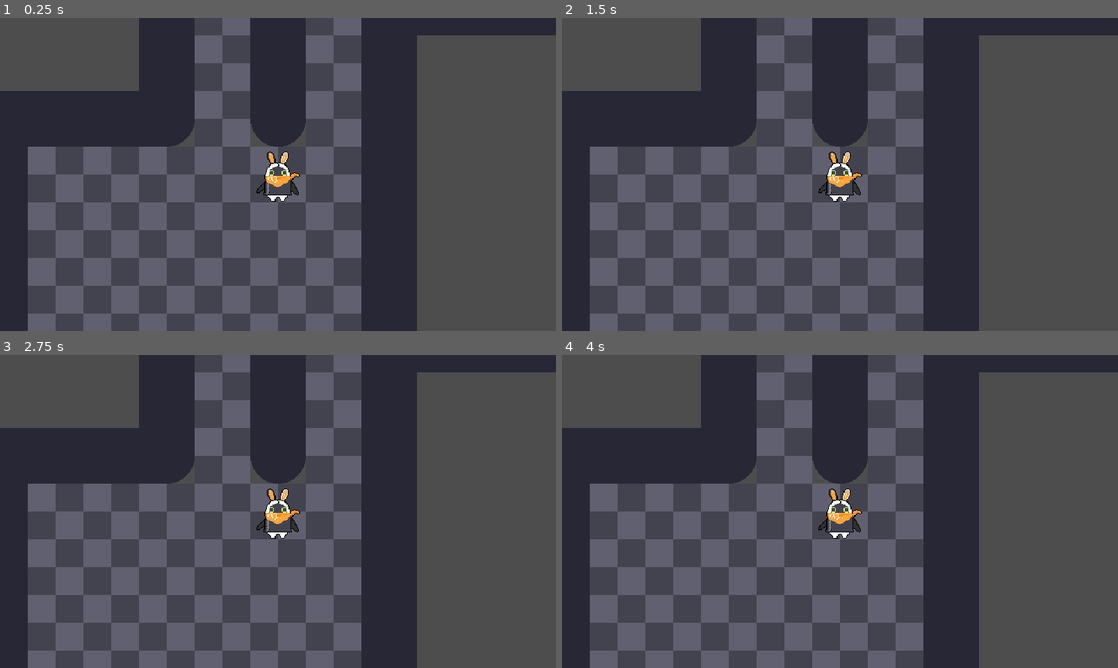
Above: before the commit, frames 1-4 (two rows, left to right).
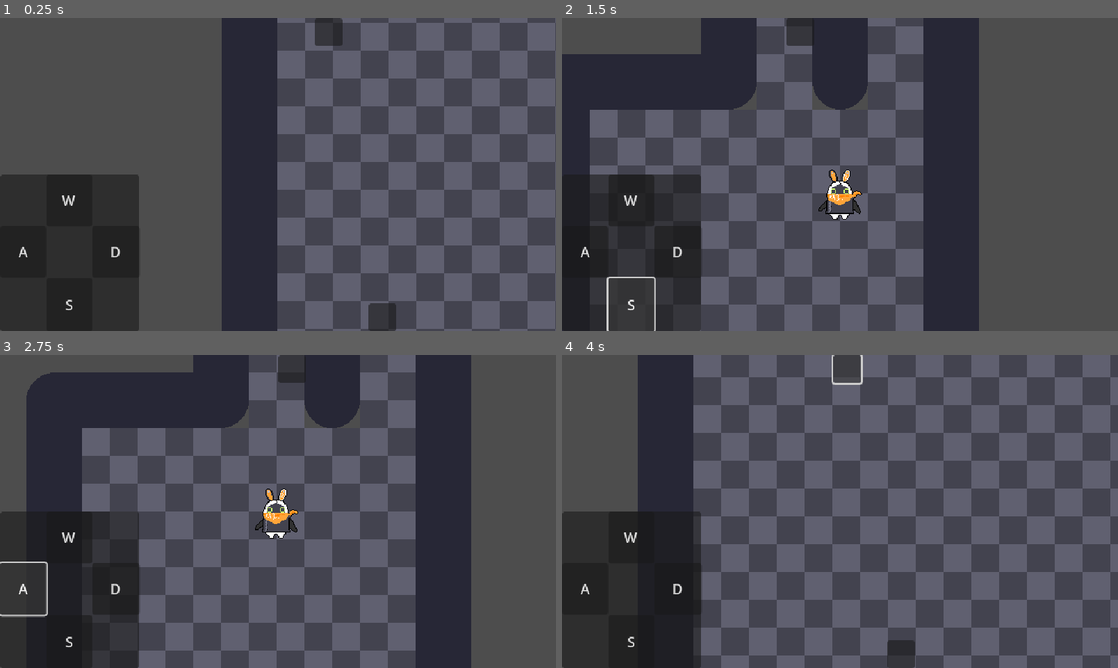
Above: after the commit, the same moments.

Repository: tp6m4t/zzz-godot-fangame
Game: Godot game, scene res://scenes/adventurous/rogue_adventurous.tscn
Two runs of this game, one before a commit and one after it. Both use one fixed random seed, a clock stepped at 60 frames per second and the inputs below.
Inputs (mouse positions are in pixels of both pictures, inside the frame that each line leads up to):
- Up to frame 1 (0.25 s): no input
- Up to frame 2 (1.5 s): click (628, 199) at 0.5 s, where only the run after the commit has a clickable "W"; click (628, 302) at 1.25 s, where only the run after the commit has a clickable "S"
- Up to frame 3 (2.75 s): click (22, 589) at 2 s, where only the run after the commit has a clickable "A"
- Up to frame 4 (4 s): click (678, 589) at 2.75 s, where only the run after the commit has a clickable "D"; click (801, 367) at 3.52 s

The runs differ from the first frame. In frame 1, 64% of the frame differs, in the area x 0-100%, y 0-100%; in frame 2, 40%; in frame 3, 49%; in frame 4, 69%.

Commit message:
feat:相機跟隨/指定跟隨目標

Diff:
--- a/scenes/adventurous/camera_2d.gd
+++ b/scenes/adventurous/camera_2d.gd
@@ -1,56 +1,108 @@
+class_name FocusCamera2D
 extends Camera2D
 
 @export var zoom_step := 0.12
 @export var min_zoom := 0.025
 @export var max_zoom := 1
-@export var smooth_speed := 10.0 # 越大越快
+@export var smooth_speed := 10.0
+@export var follow_speed := 5.0
 
-var is_dragging: bool = false # 是否正在拖曳
-var last_mouse_pos: Vector2 # 上一次滑鼠座標
+var focus_node: Node2D = null
+var is_focused: bool = false
 
+var is_dragging: bool = false
+var last_mouse_pos: Vector2
+
+# 觸控相關變數
+var touch_positions := {} # Dictionary: touch_index -> Vector2
+var last_touch_distance: float = 0.0
 
 var target_zoom := 1.0
+var target_position: Vector2
 
 func _ready():
 	target_zoom = zoom.x
+	target_position = global_position
+
+	# 啟用多點觸控
+	Input.set_use_accumulated_input(false)
+
+func _focus(node: Node2D):
+	focus_node = node
+	is_focused = true
+	target_position = node.get_global_position()
+	target_zoom = 1.0
 
 func _unhandled_input(event):
-	if event is InputEventMouseButton and event.pressed:
+	# --- 滑鼠事件 ---
+	if event is InputEventMouseButton:
 		if event.button_index == MouseButton.MOUSE_BUTTON_WHEEL_UP:
-			set_target_zoom(1.0 - zoom_step)
+			set_target_zoom(1.0 - zoom_step, event.position)
 		elif event.button_index == MouseButton.MOUSE_BUTTON_WHEEL_DOWN:
-			set_target_zoom(1.0 + zoom_step)
-		elif event.button_index == MouseButton.MOUSE_BUTTON_MIDDLE: # 按下滾輪開始拖動
-			is_dragging = true
+			set_target_zoom(1.0 + zoom_step, event.position)
+		elif event.button_index == MouseButton.MOUSE_BUTTON_LEFT:
+			is_dragging = event.pressed
+			if is_dragging:
+				print('is_dragging_MOUSE_BUTTON_LEFT')
+				last_mouse_pos = event.position
+				is_focused = false
+
+	# --- 觸控事件 ---
+	elif event is InputEventScreenTouch:
+		# 儲存每個觸控點的位置
+		if event.is_pressed():
+			touch_positions[event.index] = event.position
+		else:
+			touch_positions.erase(event.index)
+
+		# 處理雙指縮放
+		if touch_positions.size() == 2:
+			var touch1_pos = touch_positions.values()[0]
+			var touch2_pos = touch_positions.values()[1]
+			var current_distance = touch1_pos.distance_to(touch2_pos)
+
+			if last_touch_distance > 0:
+				var pinch_factor = current_distance / last_touch_distance
+				set_target_zoom(1.0 / pinch_factor, (touch1_pos + touch2_pos) / 2.0)
+
+			last_touch_distance = current_distance
+			is_focused = false
+		else:
+			last_touch_distance = 0
+			# 處理單指拖曳
+			if touch_positions.size() == 1:
+				is_dragging = true
+				last_mouse_pos = event.position
+				is_focused = false
+			else:
+				is_dragging = false
+
+	# 拖曳過程
+	elif is_dragging:
+		is_focused = false
+		if event is InputEventScreenDrag or event is InputEventMouseMotion:
+			var delta: Vector2 = event.position - last_mouse_pos
+			global_position -= delta / zoom # 考慮縮放倍率，移動相機
 			last_mouse_pos = event.position
 
-	# 放開滾輪 → 停止拖曳
-	elif event is InputEventMouseButton and not event.pressed:
-		if event.button_index == MouseButton.MOUSE_BUTTON_MIDDLE:
-			is_dragging = false
+func set_target_zoom(factor: float, mouse_screen_pos: Vector2) -> void:
+	is_focused = false
 
-	# 拖曳過程
-	elif event is InputEventMouseMotion and is_dragging:
-		var delta: Vector2 = event.position - last_mouse_pos
-		global_position -= delta / zoom # 考慮縮放倍率，移動相機
-		last_mouse_pos = event.position
+	var world_pos_before_zoom = get_viewport().get_canvas_transform().affine_inverse() * mouse_screen_pos
 
-func set_target_zoom(factor: float) -> void:
-	var new_target: float = clamp(target_zoom * factor, min_zoom, max_zoom)
-	# 為了在平滑過程中也能以游標為焦點，我們立即計算位置偏移（模擬瞬間新縮放的世界座標）
-	var world_before := get_global_mouse_position()
-	# 暫時直接把 zoom 設為 new_target 用來計算 world_after（但稍後會平滑回 target_zoom）
-	zoom = Vector2(new_target, new_target)
-	var world_after := get_global_mouse_position()
-	global_position += world_before - world_after
-	# 設定目標縮放（讓 _process 漸進）
-	target_zoom = new_target
+	var new_target_zoom = clamp(target_zoom * factor, min_zoom, max_zoom)
+	target_zoom = new_target_zoom
+
+	var world_pos_after_zoom = get_viewport().get_canvas_transform().affine_inverse() * mouse_screen_pos
+
+	target_position += world_pos_before_zoom - world_pos_after_zoom
 
 func _process(delta):
+	if is_focused and focus_node:
+		target_position = focus_node.get_global_position()
+		global_position = global_position.lerp(target_position, clamp(follow_speed * delta, 0, 1))
+
+
 	if abs(zoom.x - target_zoom) > 0.0001:
-		var z: float = lerp(zoom.x, target_zoom, clamp(smooth_speed * delta, 0, 1))
+		var z = lerp(zoom.x, target_zoom, clamp(smooth_speed * delta, 0, 1))
 		zoom = Vector2(z, z)
-
-func _set_zoom(factor: float) -> void:
-	var z: float = clamp(zoom.x * factor, min_zoom, max_zoom)
-	zoom = Vector2(z, z)
--- /dev/null
+++ b/scenes/adventurous/interactive_ui.gd
@@ -0,0 +1,74 @@
+extends Panel
+
+@export var camera: FocusCamera2D
+@export var button_scene: PackedScene # 預製的圓形 Button
+
+var tracked_buttons := {} # Dictionary: unit -> button
+@export var focus_nodes: Array[Node2D]
+
+func _ready() -> void:
+	# 確保 Panel 填滿整個 Viewport，以便按鈕能正確顯示在邊緣
+	set_anchors_and_offsets_preset(Control.PRESET_FULL_RECT)
+
+func _process(_delta: float) -> void:
+	if camera:
+		for node in focus_nodes:
+			_update_unit_button(node)
+
+func _update_unit_button(unit: Node2D) -> void:
+	# 獲取相機在世界座標中的可見矩形
+	var camera_rect: Rect2 = camera.get_viewport_rect()
+	# 將其轉換到相機的本地座標系
+	var camera_local_rect = camera.get_canvas_transform().affine_inverse() * camera_rect
+
+	# 檢查單位是否在相機視野內 (使用世界座標)
+	if camera_local_rect.has_point(unit.global_position):
+		# 單位在螢幕內 → 移除按鈕
+		if tracked_buttons.has(unit):
+			tracked_buttons[unit].queue_free()
+			tracked_buttons.erase(unit)
+	else:
+		# 單位在螢幕外 → 顯示並更新按鈕位置
+		if not tracked_buttons.has(unit):
+			var btn: Button = button_scene.instantiate()
+			add_child(btn)
+			btn.pressed.connect(_on_unit_button_pressed.bind(unit))
+			tracked_buttons[unit] = btn
+			'''
+			if unit is Sprite2D:
+				btn.icon = unit.texture
+				if unit is Sprite2D:
+					if unit.hframes > 1 or unit.vframes > 1:
+						btn.icon_region_enabled = true
+						# 計算單一幀的大小
+						var frame_size = unit.texture.get_size() / Vector2(unit.hframes, unit.vframes)
+						# 根據當前幀數 (unit.frame) 計算其在精靈表中的位置
+						var frame_x = unit.frame % unit.hframes
+						var frame_y = unit.frame / unit.vframes
+						# 設定 icon_region 來顯示當前幀
+						btn.icon_region = Rect2(Vector2(frame_x, frame_y) * frame_size, frame_size)
+			'''
+
+		var btn: Button = tracked_buttons[unit]
+
+		# 獲取 Panel (螢幕) 的邊界
+		var screen_rect: Rect2 = get_rect()
+
+		# 獲取按鈕的大小
+		var button_size: Vector2 = btn.get_size()
+
+		# 將世界座標轉換為螢幕座標
+		var unit_screen_pos: Vector2 = camera.get_viewport().get_canvas_transform() * unit.global_position
+
+		# 調整 clamp 範圍，為按鈕留出空間
+		var clamp_min: Vector2 = screen_rect.position
+		var clamp_max: Vector2 = screen_rect.end - button_size
+
+		# 將螢幕座標限制在調整後的 Panel 邊界內
+		var clamped_pos: Vector2 = unit_screen_pos.clamp(clamp_min, clamp_max)
+
+		# 更新按鈕位置
+		btn.position = clamped_pos
+
+func _on_unit_button_pressed(unit: Node2D) -> void:
+	camera._focus(unit)
--- a/scenes/adventurous/rogue_adventurous.gd
+++ b/scenes/adventurous/rogue_adventurous.gd
@@ -2,7 +2,7 @@
 
 @export var tile: TileMapLayer
 var map: Dungeon
-
+var player: Node
 
 func _ready() -> void:
 	map = Dungeon.new()
@@ -22,11 +22,15 @@
 							set_terrain.append(np)
 	tile.set_cells_terrain_connect(set_terrain, 0, 0)
 	var starting_position := tile.map_to_local(map.start_cell)
-	$Node2D2/Sprite2D.global_position = starting_position
+	player = $characters/player
+	player.get_node('Sprite2D').global_position = starting_position
 	print(map.start_cell)
 	print(starting_position)
+	$Camera2D._focus(player.get_node('Sprite2D'))
 
 	tile.set_cell(tile.map_to_local(map.end_cell), 0, Vector2i(4, 0))
+
+	$CanvasLayer/InteractiveUI.camera = $Camera2D
 
 	"""
 	tile.set_cell(Vector2i(0, 0), 0, Vector2i(4, 0))
@@ -35,19 +39,19 @@
 	"""
 
 func _physics_process(delta: float) -> void:
-	var cell := tile.local_to_map($Node2D2/Sprite2D.position)
+	var cell := tile.local_to_map(player.get_node('Sprite2D').position)
 	if Input.is_action_just_pressed("walk_left"):
 		if map.map_strings[cell.y][cell.x - 1] == '.':
-			$Node2D2/Sprite2D.position += Vector2.LEFT * tile.tile_set.tile_size.x
+			player.get_node('Sprite2D').position += Vector2.LEFT * tile.tile_set.tile_size.x
 	elif Input.is_action_just_pressed("walk_right"):
 		if map.map_strings[cell.y][cell.x + 1] == '.':
-			$Node2D2/Sprite2D.position += Vector2.RIGHT * tile.tile_set.tile_size.x
+			player.get_node('Sprite2D').position += Vector2.RIGHT * tile.tile_set.tile_size.x
 	elif Input.is_action_just_pressed("walk_up"):
 		if map.map_strings[cell.y - 1][cell.x] == '.':
-			$Node2D2/Sprite2D.position += Vector2.UP * tile.tile_set.tile_size.y
+			player.get_node('Sprite2D').position += Vector2.UP * tile.tile_set.tile_size.y
 	elif Input.is_action_just_pressed("walk_down"):
 		if map.map_strings[cell.y + 1][cell.x] == '.':
-			$Node2D2/Sprite2D.position += Vector2.DOWN * tile.tile_set.tile_size.y
+			player.get_node('Sprite2D').position += Vector2.DOWN * tile.tile_set.tile_size.y
 
 
 #地圖生成類
--- a/scenes/adventurous/rogue_adventurous.tscn
+++ b/scenes/adventurous/rogue_adventurous.tscn
@@ -1,9 +1,12 @@
-[gd_scene load_steps=7 format=4 uid="uid://cn4j5r1uih1me"]
+[gd_scene load_steps=10 format=4 uid="uid://cn4j5r1uih1me"]
 
 [ext_resource type="Texture2D" uid="uid://davj1nf0b5d5p" path="res://assets/test_tile.png" id="1_175jm"]
 [ext_resource type="Script" uid="uid://bgdl36qdp3etl" path="res://scenes/adventurous/rogue_adventurous.gd" id="1_vvyqa"]
 [ext_resource type="Script" uid="uid://82crwqh2lsgx" path="res://scenes/adventurous/camera_2d.gd" id="3_1pior"]
 [ext_resource type="Texture2D" uid="uid://t6k40bmdq88i" path="res://assets/像素邦布.png" id="3_84xfk"]
+[ext_resource type="Script" uid="uid://dbe8wq11kbwv8" path="res://scenes/adventurous/interactive_ui.gd" id="4_2pqdx"]
+[ext_resource type="PackedScene" uid="uid://b6f8nd8ks6y2q" path="res://ui/foucs_player.tscn" id="5_mmkhh"]
+[ext_resource type="PackedScene" uid="uid://7bwoydt1yg2k" path="res://ui/input_ui.tscn" id="5_nl7ud"]
 
 [sub_resource type="TileSetAtlasSource" id="TileSetAtlasSource_vvyqa"]
 texture = ExtResource("1_175jm")
@@ -138,18 +141,46 @@
 
 [node name="Node2D2" type="Node2D" parent="."]
 
-[node name="Sprite2D" type="Sprite2D" parent="Node2D2"]
-position = Vector2(31, 32)
-texture = ExtResource("3_84xfk")
-hframes = 16
-vframes = 16
-
-[node name="Camera2D" type="Camera2D" parent="Node2D2/Sprite2D"]
-script = ExtResource("3_1pior")
-
 [node name="Sprite2D2" type="Sprite2D" parent="Node2D2"]
 position = Vector2(290, 97)
 texture = ExtResource("1_175jm")
 hframes = 16
 vframes = 16
 frame = 112
+
+[node name="characters" type="Node" parent="."]
+
+[node name="player" type="Node" parent="characters"]
+
+[node name="Sprite2D" type="Sprite2D" parent="characters/player"]
+position = Vector2(31, 32)
+texture = ExtResource("3_84xfk")
+hframes = 16
+vframes = 16
+
+[node name="enemies" type="Node" parent="characters"]
+
+[node name="npcs" type="Node" parent="characters"]
+
+[node name="Camera2D" type="Camera2D" parent="."]
+script = ExtResource("3_1pior")
+
+[node name="CanvasLayer" type="CanvasLayer" parent="."]
+
+[node name="InputUi" parent="CanvasLayer" instance=ExtResource("5_nl7ud")]
+anchors_preset = -1
+anchor_top = 0.5
+anchor_right = 0.25
+
+[node name="InteractiveUI" type="Panel" parent="CanvasLayer" node_paths=PackedStringArray("camera", "focus_nodes")]
+self_modulate = Color(1, 1, 1, 0)
+anchors_preset = 15
+anchor_right = 1.0
+anchor_bottom = 1.0
+grow_horizontal = 2
+grow_vertical = 2
+mouse_filter = 2
+script = ExtResource("4_2pqdx")
+camera = NodePath("../../Camera2D")
+button_scene = ExtResource("5_mmkhh")
+focus_nodes = [NodePath("../../characters/player/Sprite2D"), NodePath("../../Node2D2/Sprite2D2")]
--- /dev/null
+++ b/ui/foucs_player.tscn
@@ -0,0 +1,14 @@
+[gd_scene format=3 uid="uid://b6f8nd8ks6y2q"]
+
+[node name="FoucsPlayer" type="Button"]
+anchors_preset = 8
+anchor_left = 0.5
+anchor_top = 0.5
+anchor_right = 0.5
+anchor_bottom = 0.5
+offset_left = -16.0
+offset_top = -16.0
+offset_right = 16.0
+offset_bottom = 16.0
+grow_horizontal = 2
+grow_vertical = 2
--- /dev/null
+++ b/ui/input_ui.gd
@@ -0,0 +1,25 @@
+extends Panel
+
+func _ready() -> void:
+	$Up.button_down.connect(_on_button_down.bind("up"))
+	$Up.button_up.connect(_on_button_up.bind("up"))
+	$Down.button_down.connect(_on_button_down.bind("down"))
+	$Down.button_up.connect(_on_button_up.bind("down"))
+	$Left.button_down.connect(_on_button_down.bind("left"))
+	$Left.button_up.connect(_on_button_up.bind("left"))
+	$Right.button_down.connect(_on_button_down.bind("right"))
+	$Right.button_up.connect(_on_button_up.bind("right"))
+
+
+var dir_map = {
+	"up": "walk_up",
+	"down": "walk_down",
+	"left": "walk_left",
+	"right": "walk_right"
+}
+
+func _on_button_down(direction: String) -> void:
+	Input.action_press(dir_map[direction])
+
+func _on_button_up(direction: String) -> void:
+	Input.action_release(dir_map[direction])
--- /dev/null
+++ b/ui/input_ui.tscn
@@ -0,0 +1,45 @@
+[gd_scene load_steps=2 format=3 uid="uid://7bwoydt1yg2k"]
+
+[ext_resource type="Script" uid="uid://i4sg06eem5tb" path="res://ui/input_ui.gd" id="1_1xxl4"]
+
+[node name="InputUi" type="Panel"]
+anchors_preset = 15
+anchor_right = 1.0
+anchor_bottom = 1.0
+grow_horizontal = 2
+grow_vertical = 2
+script = ExtResource("1_1xxl4")
+
+[node name="Up" type="Button" parent="."]
+layout_mode = 1
+anchors_preset = -1
+anchor_left = 0.33
+anchor_right = 0.66
+anchor_bottom = 0.33
+text = "W"
+
+[node name="Down" type="Button" parent="."]
+layout_mode = 1
+anchors_preset = -1
+anchor_left = 0.33
+anchor_top = 0.66
+anchor_right = 0.66
+anchor_bottom = 1.0
+text = "S"
+
+[node name="Left" type="Button" parent="."]
+layout_mode = 1
+anchors_preset = -1
+anchor_top = 0.33
+anchor_right = 0.33
+anchor_bottom = 0.66
+text = "A"
+
+[node name="Right" type="Button" parent="."]
+layout_mode = 1
+anchors_preset = -1
+anchor_left = 0.66
+anchor_top = 0.33
+anchor_right = 1.0
+anchor_bottom = 0.66
+text = "D"
Not shown, added: scenes/adventurous/interactive_ui.gd.uid
Not shown, added: ui/input_ui.gd.uid
